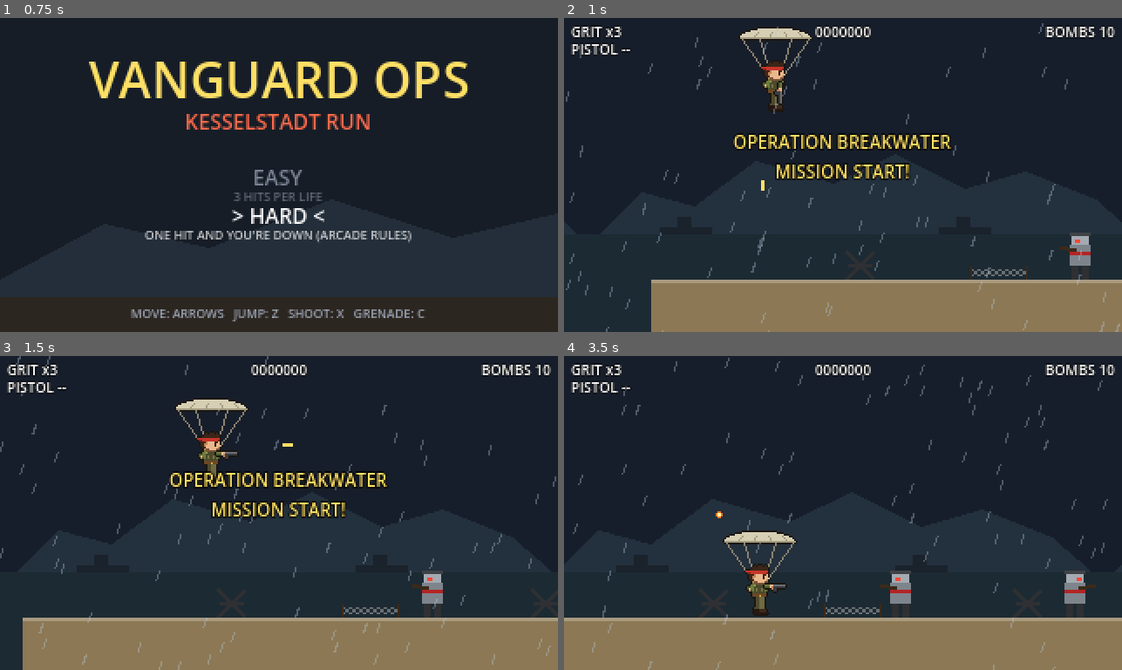
Above: before the commit, frames 1-4 (two rows, left to right).
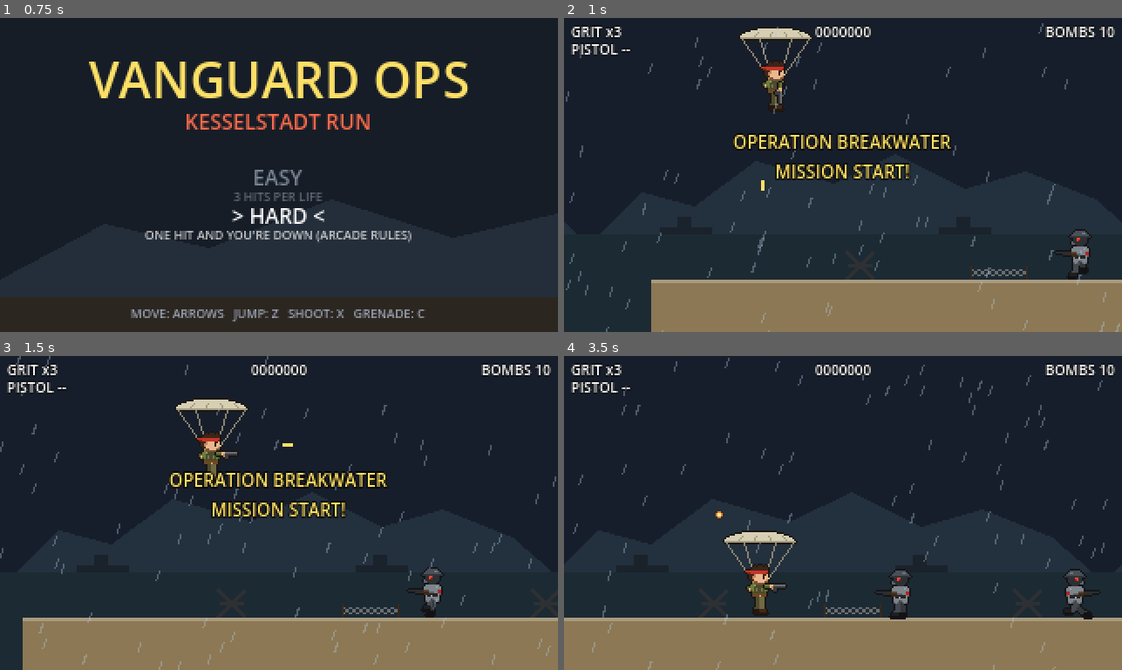
Above: after the commit, the same moments.

Repository: anthony-developer-FS/grit-iron-directorate
Game: Godot game, scene res://scenes/ui/title.tscn
Two runs of this game, one before a commit and one after it. Both use one fixed random seed, a clock stepped at 60 frames per second and the inputs below.
Inputs:
- Up to frame 1 (0.75 s): hold Right (move_right) from 0.53 s (still down); hold Down (crouch) from 0.53 s (still down)
- Up to frame 2 (1 s): keep holding Right (move_right); keep holding Down (crouch); tap Z (jump) at 0.77 s; tap X (shoot) at 0.8 s
- Up to frame 3 (1.5 s): keep holding Right (move_right); release Down (crouch) at 1.28 s; tap X (shoot) at 1.35 s
- Up to frame 4 (3.5 s): tap Z (jump) at 1.52, 3.02 s; tap Down (crouch) at 1.55, 2.85 s; release Right (move_right) at 2.03 s; hold Left (move_left) 2.03-2.78 s; hold Up (aim_up) 2.03-2.78 s; tap X (shoot) at 2.3 s; hold Right (move_right) from 2.78 s (still down)

Frame 1 is identical in both runs. In frame 2, 0.5% of the frame differs, in the area x 87-95%, y 67-84%; in frame 3, 0.4%; in frame 4, 1.0%, in the area x 55-97%, y 67-84%.

Commit message:
Draw Directorate troopers with generated sprites
Rifleman, grenadier, shield trooper and mortar crew share one sheet (a
row per type) plus a white copy for hit flashes.

Co-Authored-By: Claude Opus 5.5 (1M context) <noreply@anthropic.com>
Claude-Session: https://claude.ai/code/session_01SJuoyxwEbaFdBrAx1Ejgro

Diff:
--- a/scripts/enemies/enemy.gd
+++ b/scripts/enemies/enemy.gd
@@ -1,7 +1,7 @@
 class_name Enemy
 extends CharacterBody2D
 ## Shared behavior for Directorate ground troops: health, hit flash, waking up when on screen,
-## clean-up once left behind, and the death knockback. Subclasses override _think() and _draw_body().
+## clean-up once left behind, and the death knockback. Subclasses override _think() and _draw().
 ## The node origin sits at the enemy's feet.
 
 signal defeated
@@ -9,6 +9,10 @@
 const GRAVITY := 560.0
 const DEATH_TIME := 0.8
 const BulletScene := preload("res://scenes/projectiles/bullet.tscn")
+## One row per trooper type, 32x32 frames, from tools/art/trooper.py. The flash sheet is the
+## same frames in solid white, shown for a moment when a trooper is hit.
+const Sheet := preload("res://assets/sprites/enemies.png")
+const FlashSheet := preload("res://assets/sprites/enemies_flash.png")
 
 @export var max_health := 1
 @export var score_value := 100
@@ -21,6 +25,7 @@
 var _hit_flash := 0.0
 var _active := false
 var _death_timer := 0.0
+var _anim_time := 0.0
 
 
 func _ready() -> void:
@@ -32,6 +37,7 @@
 func _physics_process(delta: float) -> void:
 	velocity.y = minf(velocity.y + GRAVITY * delta, 320.0)
 	_hit_flash = maxf(_hit_flash - delta, 0.0)
+	_anim_time += delta
 
 	if dead:
 		_process_death(delta)
@@ -110,18 +116,20 @@
 	get_parent().add_child(bullet)
 
 
-## The Directorate infantry look: grey uniform, red armband, gas-mask helmet.
-func _draw_soldier(uniform: Color, crouched := false) -> void:
-	var lift := 6.0 if crouched else 0.0
-	var body := Color.WHITE if _hit_flash > 0.0 else uniform
-	draw_rect(Rect2(-5, -9 + lift * 0.5, 4, 9 - lift * 0.5), Color("2e3033"))
-	draw_rect(Rect2(1, -9 + lift * 0.5, 4, 9 - lift * 0.5), Color("2e3033"))
-	draw_rect(Rect2(-6, -20 + lift, 12, 12), body)
-	draw_rect(Rect2(-6, -16 + lift, 12, 2), Color("b32424"))
-	draw_rect(Rect2(-5, -26 + lift, 10, 6), Color("a3aab2"))
-	draw_rect(Rect2(-6, -27 + lift, 12, 2), Color("3f4347"))
-	draw_rect(Rect2(facing * 2 - 1, -23 + lift, 3, 2), Color("ff4632"))
+## Draws a frame from the trooper sheet, mirrored to match `facing`. The sprites face right
+## and stand with their feet on the node origin.
+func _draw_frame(row: int, column: int) -> void:
+	draw_set_transform(Vector2.ZERO, 0.0, Vector2(facing, 1))
+	var sheet := FlashSheet if _hit_flash > 0.0 and not dead else Sheet
+	draw_texture_rect_region(sheet, Rect2(-16, -31, 32, 32), Rect2(column * 32, row * 32, 32, 32))
+	draw_set_transform(Vector2.ZERO)
 
 
-func _draw_corpse(color: Color) -> void:
-	draw_rect(Rect2(-12, -6, 24, 6), color)
+## Death frames: knocked back, then flat once the body has dropped.
+func _death_frame(names: Array) -> int:
+	return names.find("dead0" if _death_timer > DEATH_TIME - 0.3 else "dead1")
+
+
+## Cycles through `prefix`0.. frames at `fps`.
+func _cycle(names: Array, prefix: String, count: int, fps: float) -> int:
+	return names.find("%s%d" % [prefix, int(_anim_time * fps) % count])
--- a/scripts/enemies/grenadier.gd
+++ b/scripts/enemies/grenadier.gd
@@ -6,14 +6,18 @@
 const WIND_UP := 0.5
 const FLIGHT_TIME := 1.0
 const GrenadeScene := preload("res://scenes/projectiles/grenade.tscn")
+const FRAMES := ["idle", "run0", "run1", "run2", "run3", "run4", "run5", "windup", "throw",
+	"dead0", "dead1"]
 
 var _timer := 1.0
 var _winding_up := false
+var _throw_pose := 0.0
 
 
 func _think(delta: float, player: Player) -> void:
 	velocity.x = 0.0
 	_timer -= delta
+	_throw_pose = maxf(_throw_pose - delta, 0.0)
 	if player == null:
 		_winding_up = false
 		return
@@ -25,6 +29,7 @@
 		_timer = WIND_UP
 	elif _winding_up and _timer <= 0.0:
 		_winding_up = false
+		_throw_pose = 0.2
 		_timer = randf_range(2.2, 3.0)
 		_throw(player)
 
@@ -42,12 +47,12 @@
 
 func _draw() -> void:
 	if dead:
-		_draw_corpse(Color("6d7a80"))
-		return
-	_draw_soldier(Color("6d7a80"))
-	# Arm raised while winding up a throw.
-	if _winding_up:
-		draw_line(Vector2(-facing * 3, -18), Vector2(-facing * 7, -28), Color("6d7a80"), 2.0)
-		draw_rect(Rect2(-facing * 7 - 2, -32, 4, 4), Color("4a4e54"))
+		_draw_frame(1, _death_frame(FRAMES))
+	elif _winding_up:
+		_draw_frame(1, FRAMES.find("windup"))
+	elif _throw_pose > 0.0:
+		_draw_frame(1, FRAMES.find("throw"))
+	elif absf(velocity.x) > 1.0:
+		_draw_frame(1, _cycle(FRAMES, "run", 6, 8.0))
 	else:
-		draw_rect(Rect2(-facing * 6 - 1, -12, 3, 3), Color("4a4e54"))
+		_draw_frame(1, FRAMES.find("idle"))
--- a/scripts/enemies/mortar_crew.gd
+++ b/scripts/enemies/mortar_crew.gd
@@ -5,6 +5,7 @@
 
 const RANGE := 280.0
 const StrikeScene := preload("res://scenes/fx/artillery_strike.tscn")
+const FRAMES := ["idle", "fire", "dead0", "dead1"]
 
 var _timer := 1.5
 var _recoil := 0.0
@@ -28,12 +29,6 @@
 
 func _draw() -> void:
 	if dead:
-		_draw_corpse(Color("7d848c"))
-		return
-	_draw_soldier(Color("7d848c"), true)
-	# Mortar tube on a bipod.
-	var tip := Vector2(facing * 10, -18 - (2 if _recoil > 0.0 else 0))
-	draw_line(Vector2(facing * 6, -2), tip, Color("3a3e44"), 3.0)
-	draw_line(Vector2(facing * 9, -10), Vector2(facing * 12, 0), Color("3a3e44"), 1.0)
-	if _recoil > 0.15:
-		draw_circle(tip, 3.0, Color("fff2a8"))
+		_draw_frame(3, _death_frame(FRAMES))
+	else:
+		_draw_frame(3, FRAMES.find("fire" if _recoil > 0.1 else "idle"))
--- a/scripts/enemies/rifleman.gd
+++ b/scripts/enemies/rifleman.gd
@@ -11,6 +11,8 @@
 const PANIC_RANGE := 26.0
 const AIM_TIME := 0.55
 const BULLET_SPEED := 110.0
+const FRAMES := ["idle", "run0", "run1", "run2", "run3", "run4", "run5", "aim", "shoot",
+	"panic0", "panic1", "dead0", "dead1"]
 
 @export var patrol_distance := 24.0
 
@@ -19,6 +21,7 @@
 var _timer := 0.0
 var _panic_cooldown := 0.0
 var _home_x := 0.0
+var _shot_flash := 0.0
 
 
 func _ready() -> void:
@@ -29,6 +32,7 @@
 
 func _think(delta: float, player: Player) -> void:
 	_timer -= delta
+	_shot_flash = maxf(_shot_flash - delta, 0.0)
 	_panic_cooldown = maxf(_panic_cooldown - delta, 0.0)
 
 	match state:
@@ -83,15 +87,26 @@
 		direction.y = 0.0
 	direction.x = absf(direction.x) * facing
 	_fire_bullet(muzzle, direction, BULLET_SPEED)
+	_shot_flash = 0.1
 
 
 func _draw() -> void:
 	if dead:
-		_draw_corpse(Color("7d848c"))
+		_draw_frame(0, _death_frame(FRAMES))
 		return
-	_draw_soldier(Color("7d848c"))
-	draw_line(Vector2(facing * 2, -17), Vector2(facing * 12, -18), Color("3b2a1a"), 2.0)
-	if state == State.AIM and int(_timer * 16.0) % 2 == 0:
-		draw_circle(Vector2(facing * 12, -18), 2.0, Color("ff3b3b"))
-	if state == State.PANIC:
-		draw_string(ThemeDB.fallback_font, Vector2(-2, -30), "!", HORIZONTAL_ALIGNMENT_LEFT, -1, 10, Color("ffe066"))
+	match state:
+		State.PANIC:
+			_draw_frame(0, _cycle(FRAMES, "panic", 2, 8.0))
+			draw_string(ThemeDB.fallback_font, Vector2(-2, -32), "!", HORIZONTAL_ALIGNMENT_LEFT, -1, 10, Color("ffe066"))
+		State.AIM:
+			_draw_frame(0, FRAMES.find("aim"))
+			# Blinking red telegraph at the muzzle before the shot.
+			if int(_timer * 16.0) % 2 == 0:
+				draw_circle(Vector2(facing * 14, -17), 1.5, Color("ff3b3b"))
+		_:
+			if _shot_flash > 0.0:
+				_draw_frame(0, FRAMES.find("shoot"))
+			elif absf(velocity.x) > 1.0:
+				_draw_frame(0, _cycle(FRAMES, "run", 6, 8.0))
+			else:
+				_draw_frame(0, FRAMES.find("idle"))
--- a/scripts/enemies/shield_trooper.gd
+++ b/scripts/enemies/shield_trooper.gd
@@ -6,6 +6,8 @@
 const WALK_SPEED := 15.0
 const FIRE_RANGE := 170.0
 const BULLET_SPEED := 110.0
+const FRAMES := ["idle", "walk0", "walk1", "walk2", "walk3", "ping0", "ping1", "ping2", "ping3", "ping4",
+	"dead0", "dead1"]
 
 var _timer := 1.5
 var _ping := 0.0
@@ -42,12 +44,10 @@
 
 func _draw() -> void:
 	if dead:
-		_draw_corpse(Color("5d6166"))
+		_draw_frame(2, _death_frame(FRAMES))
 		return
-	_draw_soldier(Color("5d6166"))
-	var shield_color := Color("dcdcdc") if _ping > 0.0 else Color("7a7f86")
-	draw_rect(Rect2(facing * 7 - 3, -28, 6, 27), shield_color)
-	draw_rect(Rect2(facing * 7 - 3, -28, 6, 27), Color("2e3033"), false, 1.0)
-	draw_rect(Rect2(facing * 7 - 1, -22, 2, 3), Color("1c1c1c"))
-	for y in [-25, -10, -4]:
-		draw_rect(Rect2(facing * 7 - 2, y, 1, 1), Color("b0b4ba"))
+	# The ping frames are the same poses with the shield lit up by a deflected bullet.
+	var pose := 0
+	if absf(velocity.x) > 1.0:
+		pose = 1 + int(_anim_time * 5.0) % 4
+	_draw_frame(2, pose + (5 if _ping > 0.0 else 0))
Binary file added: assets/sprites/enemies.png
Not shown, added: assets/sprites/enemies.png.import
Binary file added: assets/sprites/enemies_flash.png
Not shown, added: assets/sprites/enemies_flash.png.import
Not shown, changed: tools/art/build.py
Not shown, changed: tools/art/trooper.py
